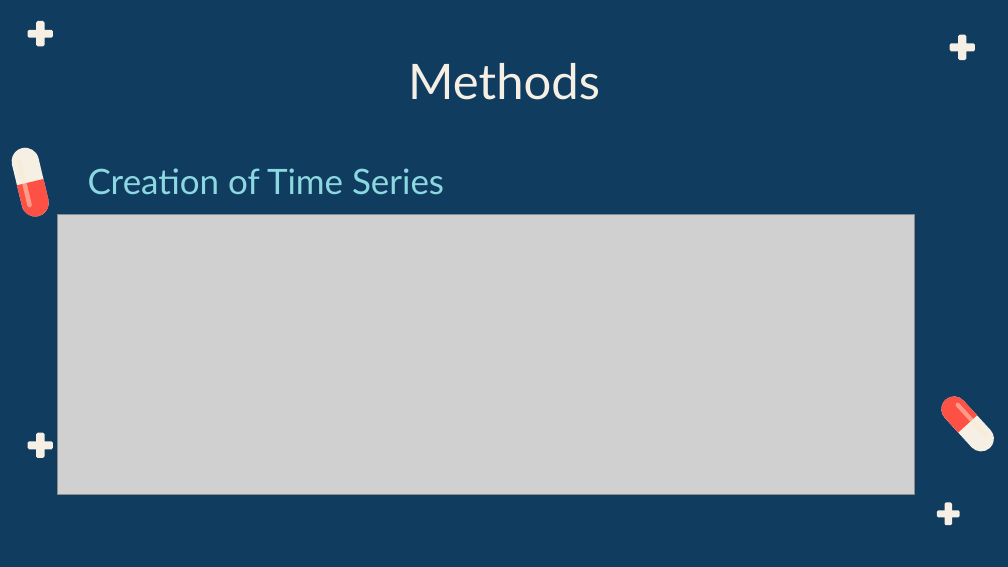
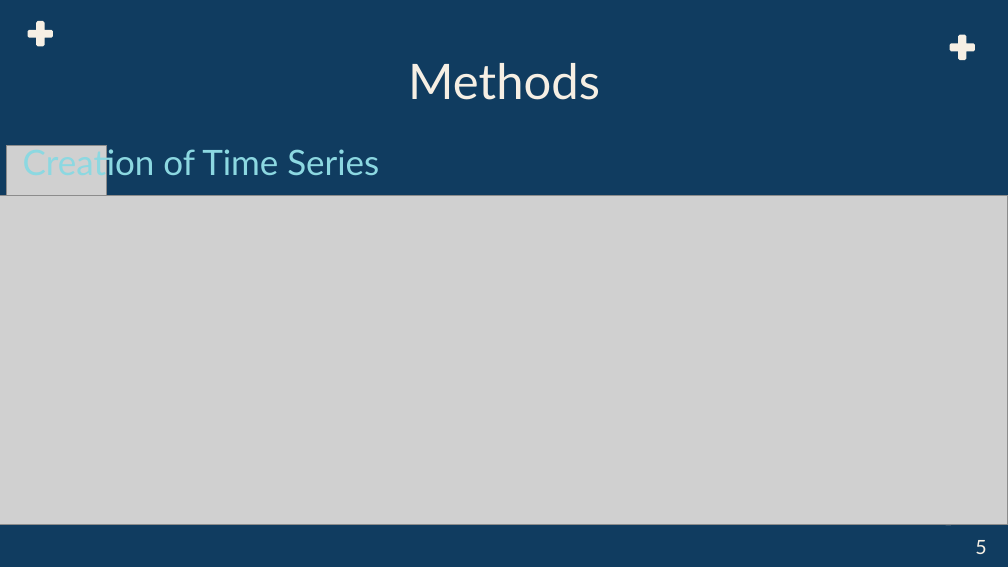
Before and after one commit to BME-Students/DDDM-Project7, a slide deck: slide 5 of From Finger Stick Blood Glucose Samples to the Predictive Power of continuous glucose monitoring.pptx. Drawn at 1008x567 pixels with LibreOffice and Linux fonts; fonts in the diff are those of the drawing; grey boxes stand for pictures. Boxes give left, top, right and bottom in pixels: in the first picture for what was removed or moved away, otherwise in the second. Text is boxed around its words. In the diff, an @@ line names an element or a change of style, - is before the commit and + after.

```diff
--- a/From Finger Stick Blood Glucose Samples to the Predictive Power of continuous glucose monitoring.pptx
+++ b/From Finger Stick Blood Glucose Samples to the Predictive Power of continuous glucose monitoring.pptx
@@ picture added at bbox=[6, 145, 106, 227] @@
@@ text "Creation of Time Series" rewrapped from bbox=[88, 168, 444, 194] to bbox=[23, 145, 379, 182] @@
@@ freeform shape removed at bbox=[13, 158, 37, 208] @@
@@ freeform shape removed at bbox=[14, 176, 51, 220] @@
@@ picture: place and size @@
-picture at bbox=[57, 215, 914, 495]
+picture at bbox=[0, 196, 1008, 525]
@@ freeform shape removed at bbox=[936, 389, 980, 435] @@
@@ freeform shape removed at bbox=[937, 386, 999, 462] @@
@@ freeform shape removed at bbox=[955, 396, 989, 444] @@
@@ freeform shape removed at bbox=[27, 432, 52, 458] @@
@@ text added at bbox=[975, 540, 986, 554], 14 pt, text #F6EFE4 @@
+5
```
Also in this commit, not shown: 13 other slides changed, 2 slides added, 3 slides removed, 4 other files.
